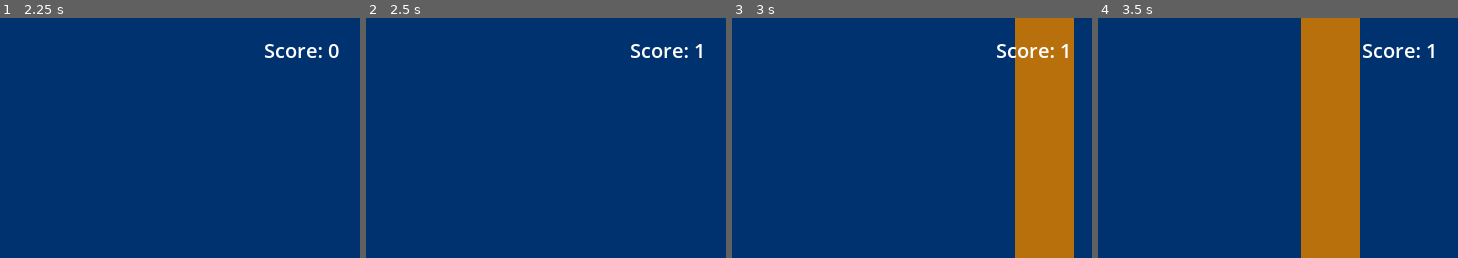
Above: before the commit, frames 1-4 (left to right).
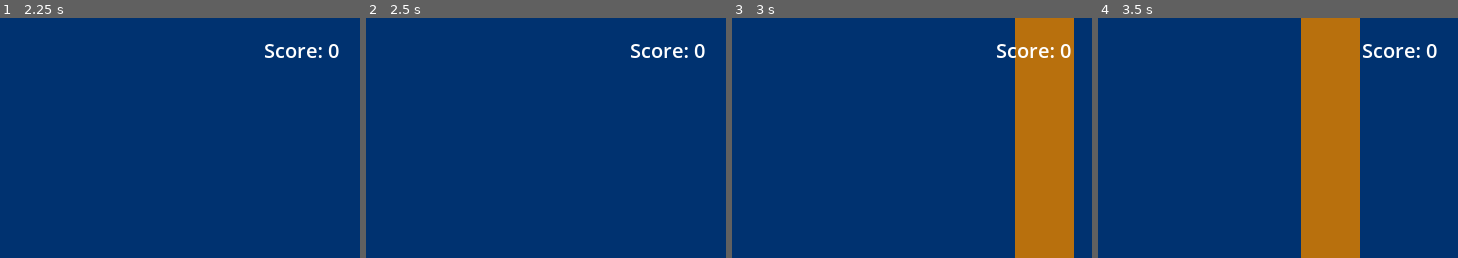
Above: after the commit, the same moments.

Repository: KreaeTerra/Proppy-Plane
Game: Godot game, scene res://scenes/world.tscn
The game is run twice, just before and just after one commit, with the same random seed, the same clock (stepped at 60 frames per second) and the same inputs. The engine's default icon, where the game draws it, is replaced by a stand-in: a white triangle on a blue panel in a dark square.
Inputs:
- Up to frame 1 (2.25 s): tap Enter at 0.5, 2 s; hold Up (ui_up) 0.53-2.03 s; tap Space at 1.25 s; hold Left (ui_left) from 2.03 s (still down)
- Up to frame 2 (2.5 s): keep holding Left (ui_left)
- Up to frame 3 (3 s): keep holding Left (ui_left)
- Up to frame 4 (3.5 s): keep holding Left (ui_left)
The pictures show only the part of the screen within x 50-100%, y 0-50%; the shares and areas given below are measured in that part.

Frame 1 is identical in both runs. In frame 2, 0.1% of the frame differs, in the area x 91-95%, y 10-17%; in frame 3, 0.1%; in frame 4, 0.1%.

Commit message:
Fix some other collision layers

Diff:
--- a/scenes/pillars.tscn
+++ b/scenes/pillars.tscn
@@ -49,6 +49,7 @@
 autostart = true
 
 [node name="GapArea" type="Area2D" parent="."]
+collision_layer = 0
 
 [node name="GapAreaDetection" type="CollisionShape2D" parent="GapArea"]
 position = Vector2(34, 158)
--- a/scenes/plane.tscn
+++ b/scenes/plane.tscn
@@ -7,6 +7,7 @@
 size = Vector2(56, 20)
 
 [node name="Plane" type="CharacterBody2D"]
+collision_mask = 3
 script = ExtResource("1_jfe4y")
 lift_force = -20
 maximum_lift_speed = -155
--- a/scenes/world.tscn
+++ b/scenes/world.tscn
@@ -26,8 +26,7 @@
 position = Vector2(50, 100)
 
 [node name="DeathBorder" type="Area2D" parent="."]
-collision_layer = 2
-collision_mask = 0
+collision_layer = 0
 
 [node name="FrameLeft" type="CollisionShape2D" parent="DeathBorder"]
 position = Vector2(-50, 240)
